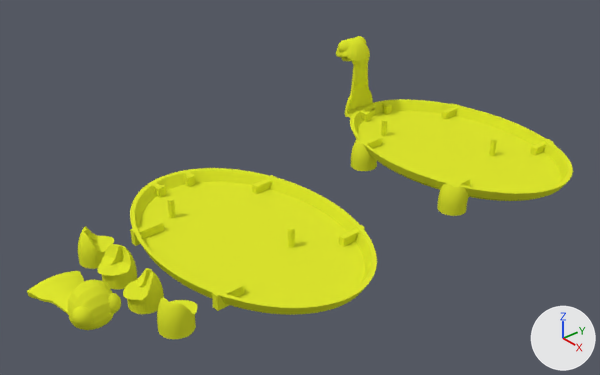
Before and after pictures for a commit that changed the Blender file models/turtle-01/turtle.blend.
Both versions are drawn from a 50 mm lens placed at (0.209, -0.35, 0.195), pointed at (-0.051, -0.129, 0.011). Every picture has the same lights, and +X, +Y and +Z are marked at lower right.

Objects in the first picture: 'Body', 'Foot back left', 'Foot front left', 'Head unified', 'STL Body', 'STL Foot back left', 'STL Foot back right', 'STL Foot front left', 'STL Foot front right', 'STL Head unified'.
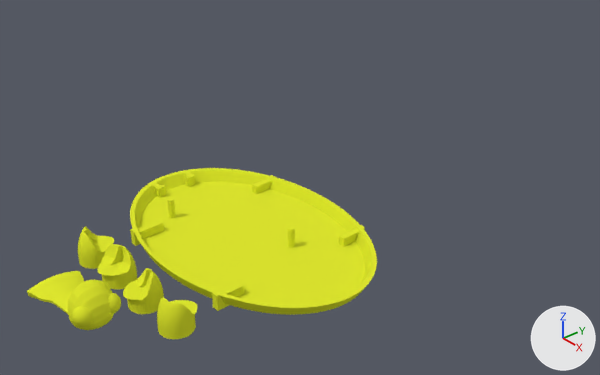
Commit message: Update the head

Where the change shows, as pixel boxes [x1, y1, x2, y2] in the pictures (600 x 375 px):
'Body', hidden (yellow)
    before: [350, 99, 573, 201]
'Head unified', hidden (yellow)
    before: [336, 36, 375, 118]
'Foot back left', hidden (yellow)
    before: [437, 183, 469, 216]
'Foot front left', hidden (yellow)
    before: [351, 139, 377, 171]

What the commit changed:
Object 'Head unified' (ob_head_unified) moves from (-0.1026, -0.0284, 0.0) to (-0.1014, -0.0208, 0.0022).
Object 'Head unified' (ob_head_unified) is now hidden.
Object 'Foot back left' (ob_foot_back_left) is now hidden.
Object 'Body' (ob_body) is now hidden.
Object 'Foot front left' (ob_foot_front_left) is now hidden.
